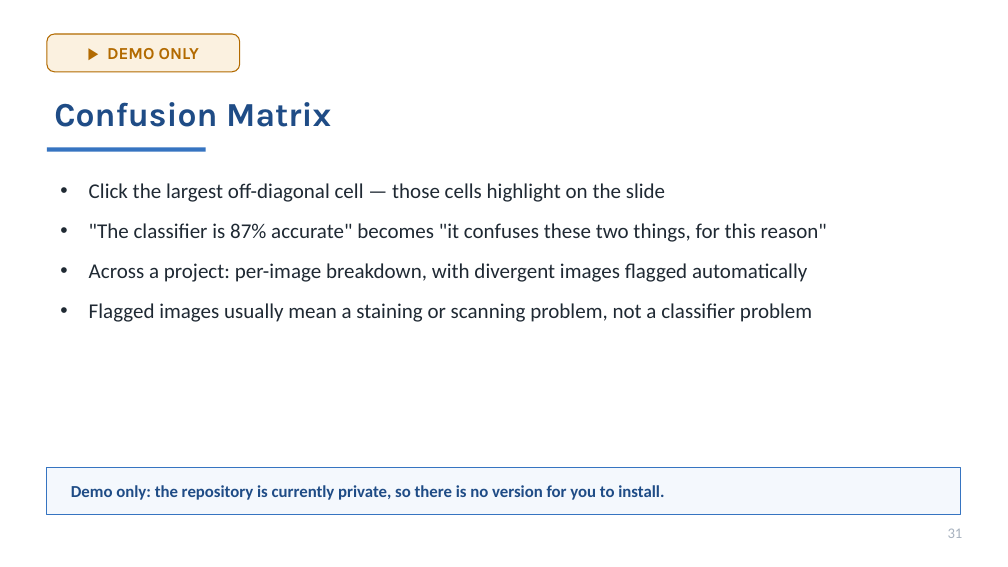
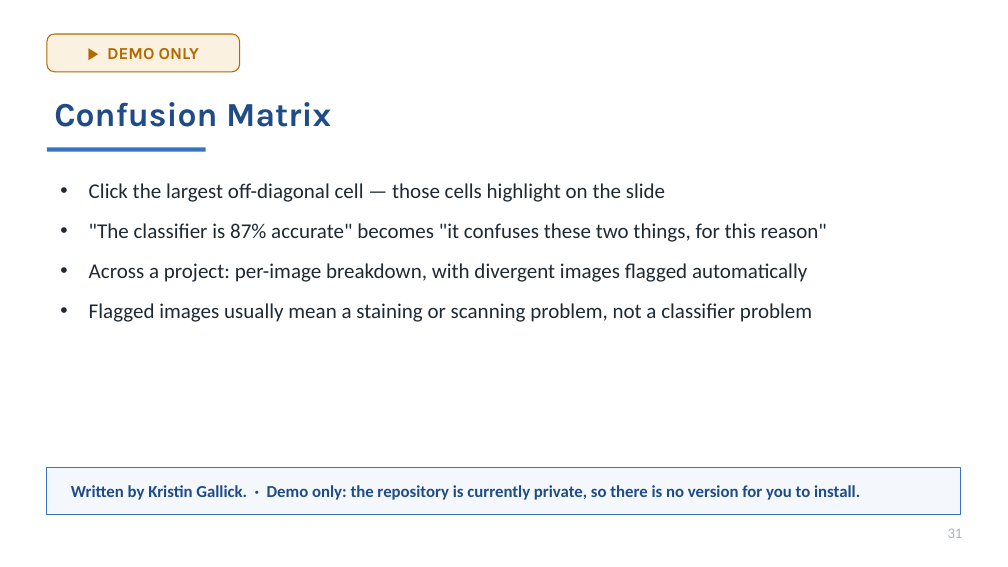
Before and after one commit to MichaelSNelson/BINA-I2K-2026-QuPath-Extensions, a slide deck: slide 31 of I2K_2026_QuPath_Extensions.pptx. Drawn at 1008x567 pixels with LibreOffice and Linux fonts; fonts in the diff are those of the drawing. Boxes give left, top, right and bottom in pixels: in the first picture for what was removed or moved away, otherwise in the second. Text is boxed around its words. In the diff, an @@ line names an element or a change of style, - is before the commit and + after.

Commit message:
Credit Kristin Gallick as the Confusion Matrix author
Named on the extension's own page, in the acknowledgements, on the deck's
acknowledgements slide, and on its demo slide. GitHub handle kept in repo URLs.

```diff
--- a/I2K_2026_QuPath_Extensions.pptx
+++ b/I2K_2026_QuPath_Extensions.pptx
@@ text at [71, 485, 860, 500]: text changed @@
-Demo only: the repository is currently private, so there is no version for you to install.
+Written by Kristin Gallick. · Demo only: the repository is currently private, so there is no version for you to install.
```
Also in this commit, not shown: 1 other slide changed, 4 other files.
